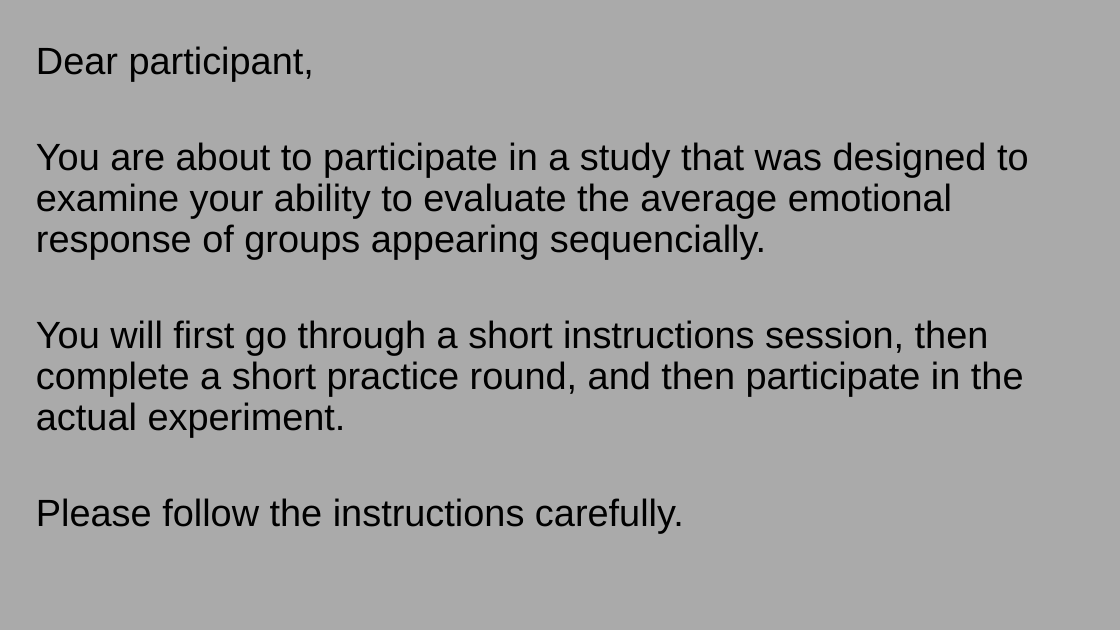
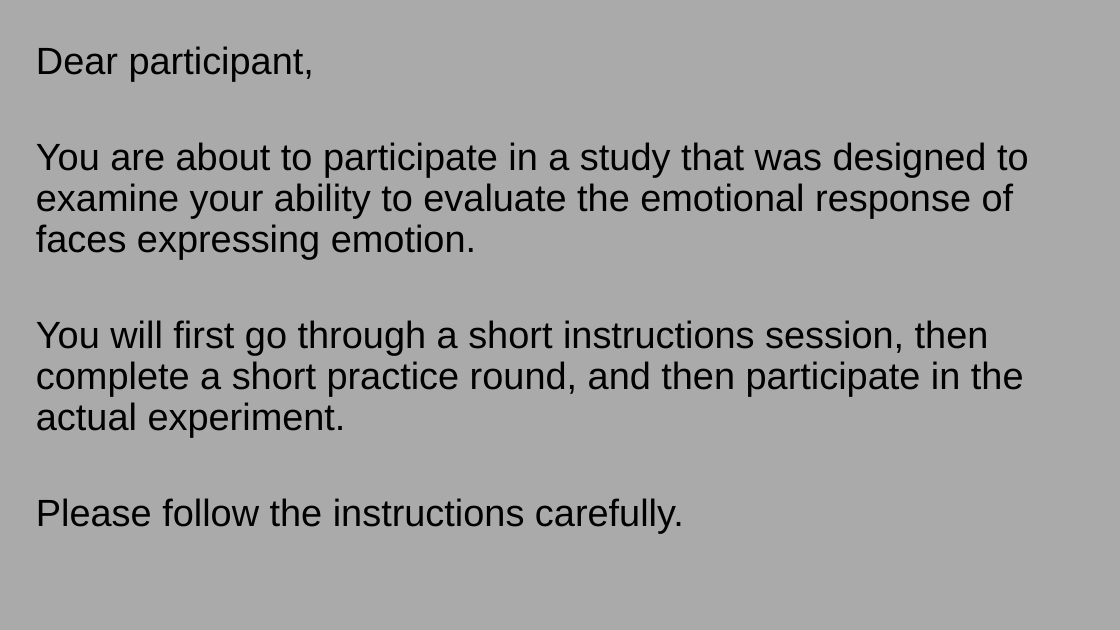
Before and after one commit to GoldenbergLab/task-sequential-faces-emotion-estimation, a slide deck: slide 1 of img/ins/instructions1.4.19.pptx. Drawn at 1120x630 pixels with LibreOffice and Linux fonts; fonts in the diff are those of the drawing. Boxes give left, top, right and bottom in pixels: in the first picture for what was removed or moved away, otherwise in the second. Text is boxed around its words. In the diff, an @@ line names an element or a change of style, - is before the commit and + after.

```diff
--- a/img/ins/instructions1.4.19.pptx
+++ b/img/ins/instructions1.4.19.pptx
@@ text at [36, 142, 1029, 259]: text changed @@
-You are about to participate in a study that was designed to examine your ability to evaluate the average emotional response of groups appearing sequencially.
+You are about to participate in a study that was designed to examine your ability to evaluate the emotional response of faces expressing emotion.
```
Also in this commit, not shown: 6 other slides changed, 1 slide added, 12 other files.
